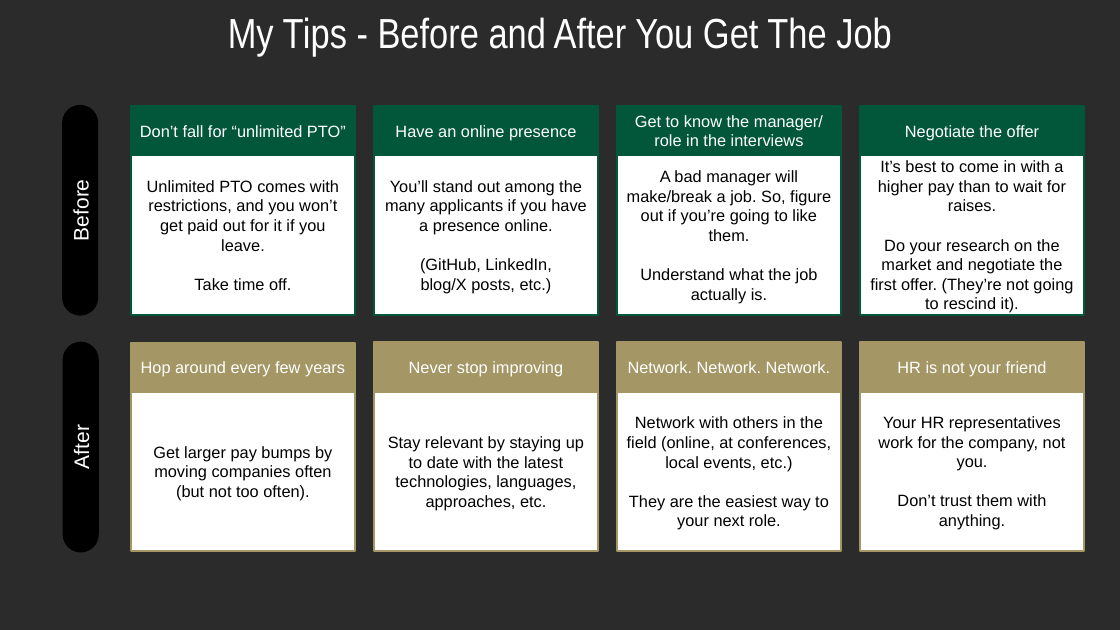
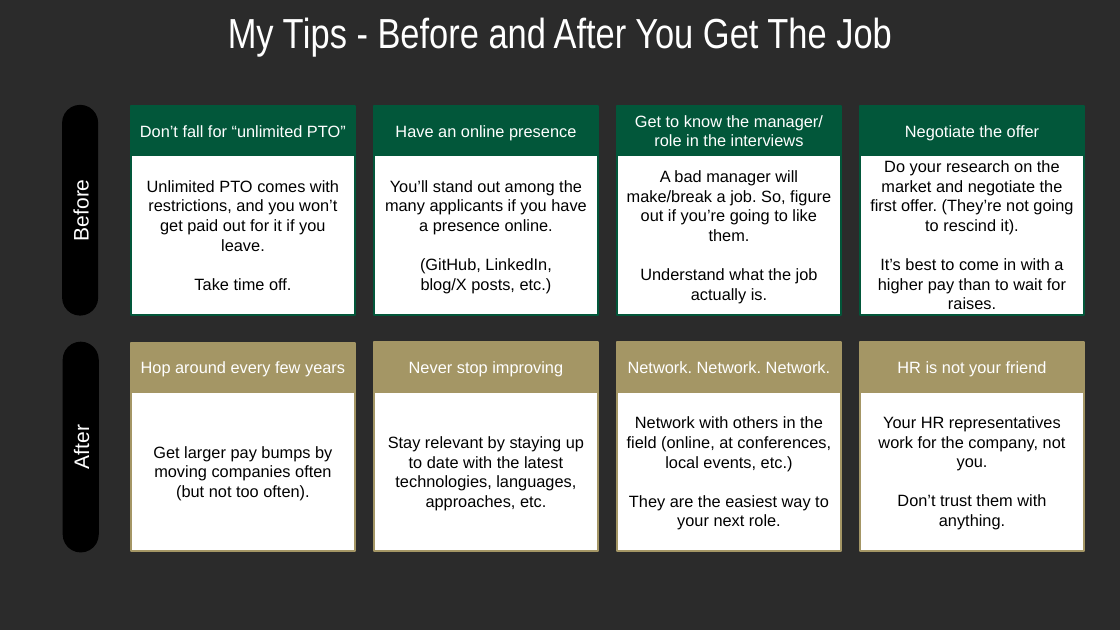
Before and after one commit to colbyford/DSBA6190-CloudComputing, a slide deck: slide 4 of 0 - Resources/JobTips.pptx. Drawn at 1120x630 pixels with LibreOffice and Linux fonts; fonts in the diff are those of the drawing; background and template pictures are left out; a plain dark background stands for a picture behind light text. Boxes give left, top, right and bottom in pixels: in the first picture for what was removed or moved away, otherwise in the second. Text is boxed around its words. In the diff, an @@ line names an element or a change of style, - is before the commit and + after.

```diff
--- a/0 - Resources/JobTips.pptx
+++ b/0 - Resources/JobTips.pptx
@@ text in rectangle at box(870, 160, 1073, 235): paragraph added @@
+Do your research on the market and negotiate the first offer. (They’re not going to rescind it).
@@ text in rectangle at box(870, 239, 1073, 313): paragraph removed @@
-Do your research on the market and negotiate the first offer. (They’re not going to rescind it).
```
Also in this commit, not shown: 1 other slide changed.
